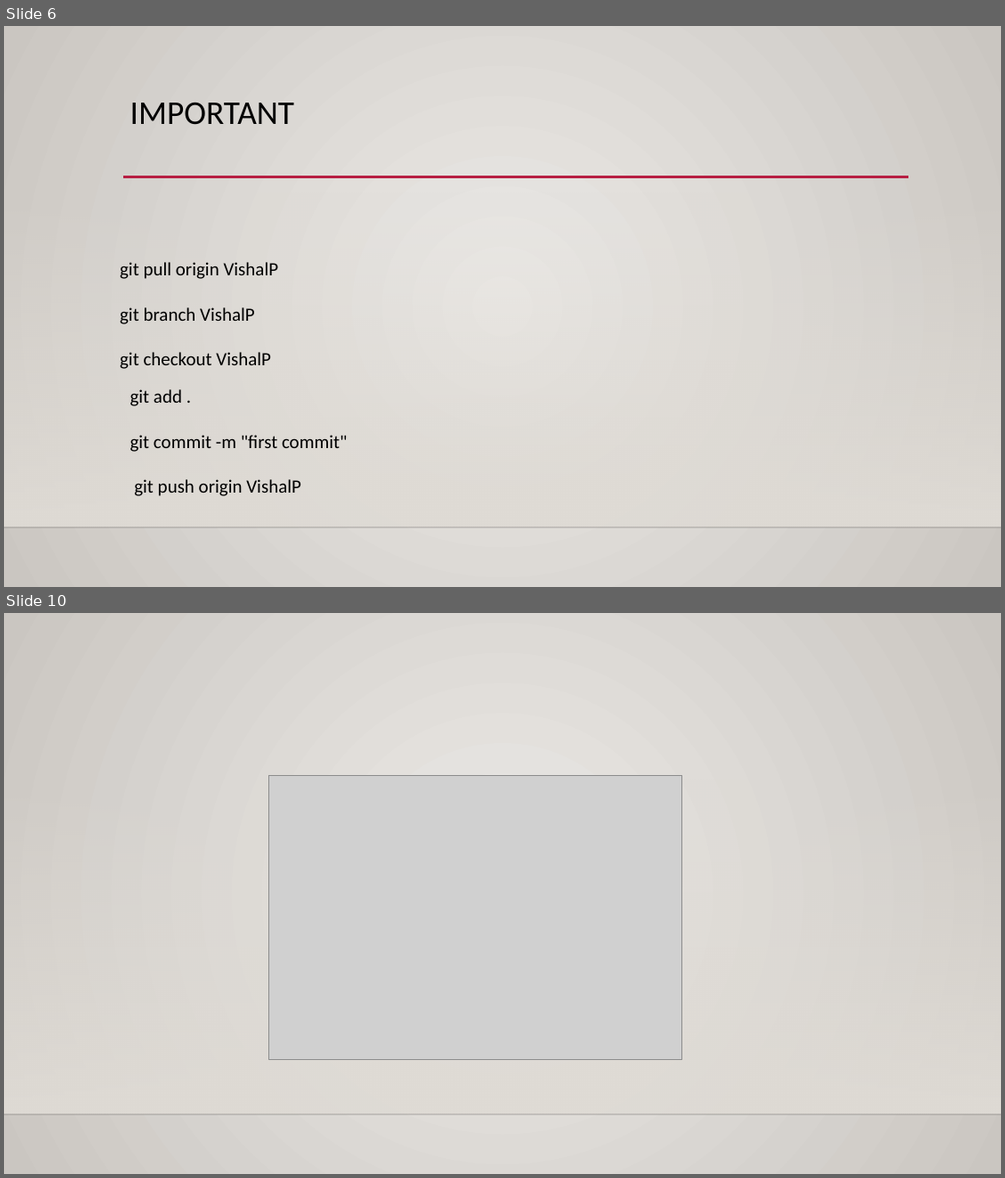
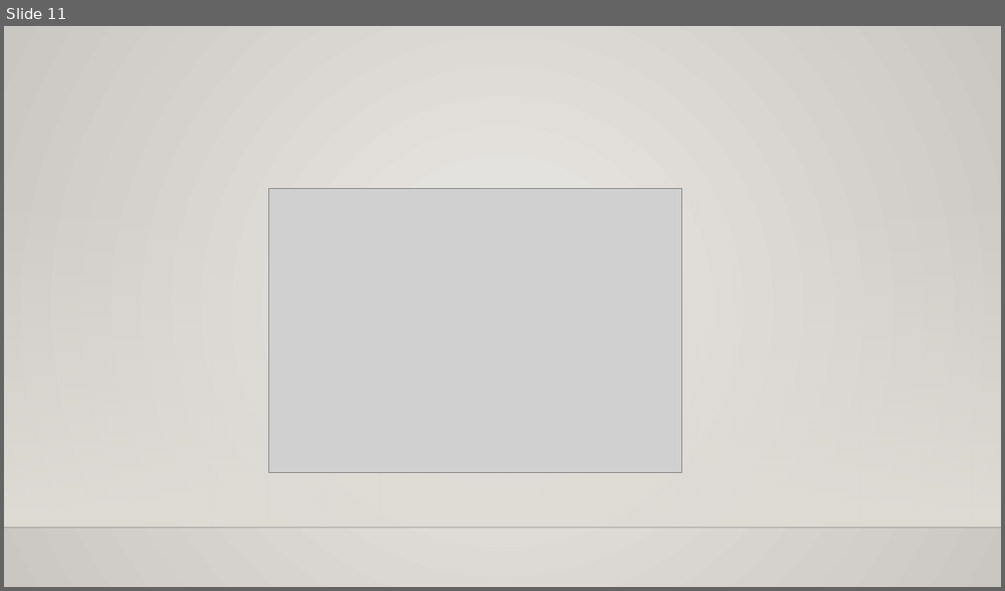
Before and after one commit to sushmithakongi/Infobell-Openshift-Daily-Work, a slide deck: Git And GitHub.pptx. Shown one above the other, each under a label of ours: slides 6 and 10 before the commit, slide 11 after it; the slides between them are not shown. The pictures are 1005x1178 and 1005x591 pixels, drawn with LibreOffice and Linux fonts; fonts in the diff are those of the drawing; grey boxes stand for pictures; background and template pictures are left out. Boxes give left, top, right and bottom in pixels: in the first picture for what was removed or moved away, otherwise in the second. Text is boxed around its words. In the diff, an @@ line names an element or a change of style, - is before the commit and + after.

```diff
--- a/Git And GitHub.pptx
+++ b/Git And GitHub.pptx
@@ slide 6 removed at [4,26,1001,587], background gradient #ECEAE7 to #CAC7C1; not listed: 2 template elements that a slide beside it also shows @@
@@ title removed at [130,102,294,125] @@
-IMPORTANT
@@ line removed from (123, 177) to (909, 177) @@
@@ text removed at [120,262,279,369] @@
-git pull origin VishalP
-git branch VishalP
-git checkout VishalP
@@ text removed at [130,389,347,496] @@
-git add .
-git commit -m "first commit"
-git push origin VishalP
@@ what was slide 10 is now slide 11 @@
```
Also in this commit, not shown: 2 slides changed, 8 slides added, 6 other slides removed, 1 other file.
